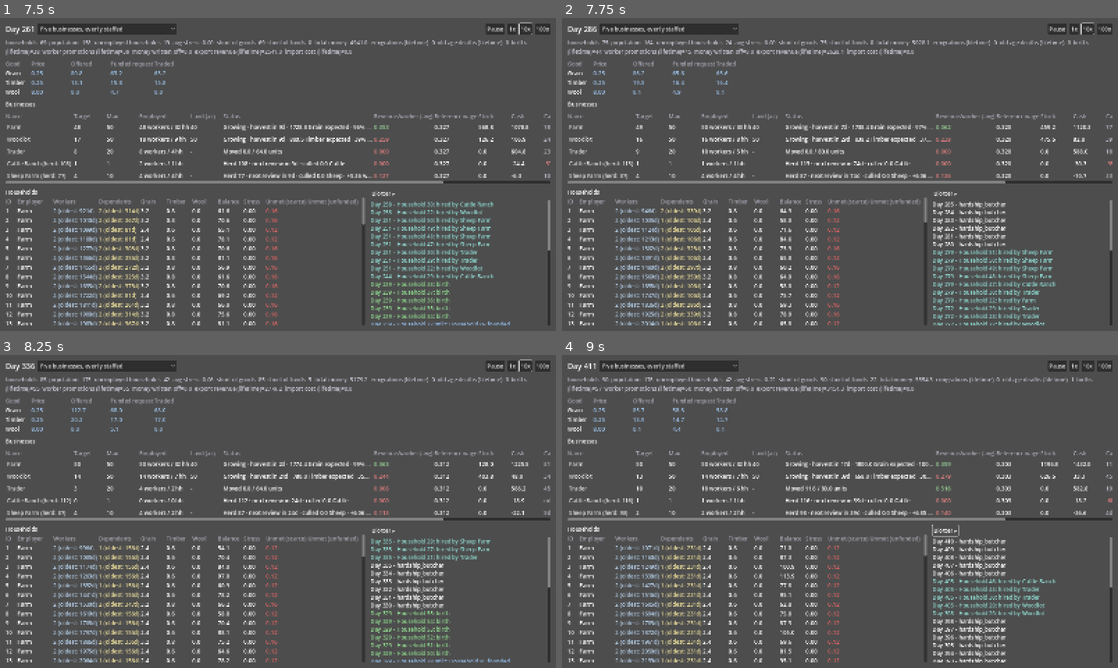
Above: before the commit, frames 1-4 (two rows, left to right).
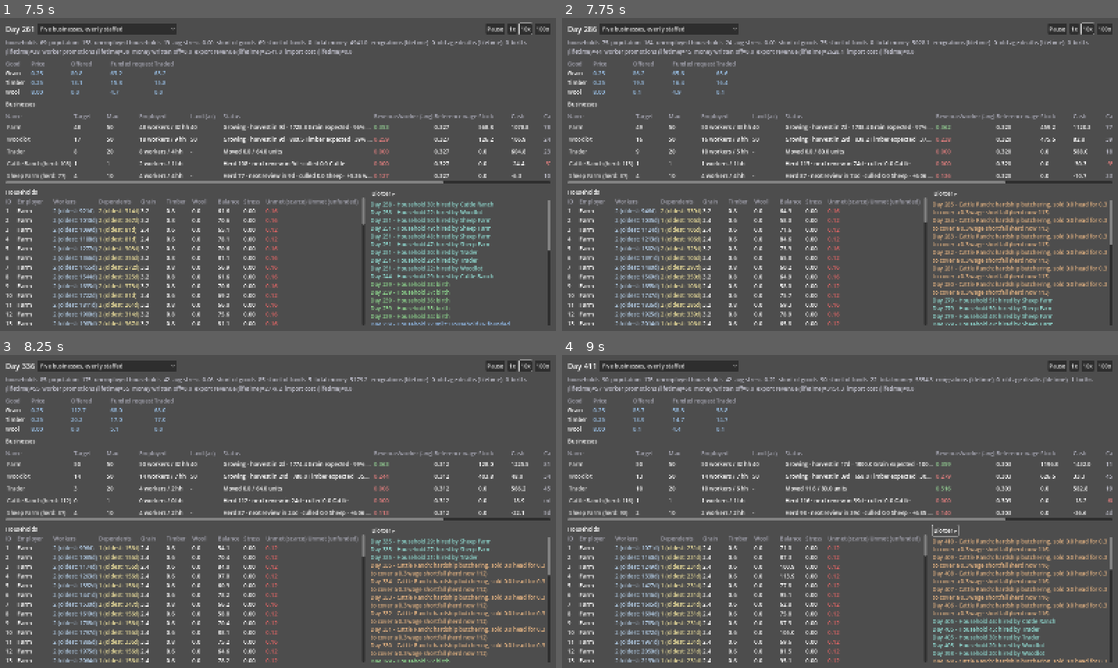
Above: after the commit, the same moments.

Repository: forsman5/sitka
Game: Godot game, scene res://scenes/ui/main_menu.tscn
The game is run twice, just before and just after one commit, with the same random seed, the same clock (stepped at 60 frames per second) and the same inputs.
Inputs (mouse positions are in pixels of both pictures, inside the frame that each line leads up to):
- Up to frame 1 (7.5 s): click "Household Economy Simulation" at 0.5 s; click "Five businesses, evenly staff…" at 1.25 s; click "1x" at 2 s; tap Enter at 2.75 s; move the mouse to (400, 158) at 2.77 s; hold Right (ui_right) 2.78-3.5 s; hold Q 2.78-3.5 s; click (400, 158) at 2.92 s; click "10x" at 3.5 s; drag from (166, 190) to (250, 237) at 4.27 s; click "100x" at 5 s; move the mouse to (333, 105) at 5.77 s; hold Right (ui_right) 5.78-6.5 s; hold Alt 5.78-6.5 s; drag from (250, 237) to (111, 127) at 6.52 s; move the mouse to (444, 221) at 7.27 s; hold Left (ui_left) from 7.28 s (still down); hold Shift from 7.28 s (still down)
- Up to frame 2 (7.75 s): keep holding Left (ui_left); keep holding Shift
- Up to frame 3 (8.25 s): release Left (ui_left) at 8 s; release Shift at 8 s; drag from (111, 464) to (194, 433) at 8.02 s
- Up to frame 4 (9 s): move the mouse to (867, 511) at 8.77 s; hold Down (ui_down) from 8.78 s (still down); hold E from 8.78 s (still down); click (867, 511) at 8.92 s

Frame 1 is identical in both runs. In frame 2, 3.6% of the frame differs, in the area x 66-99%, y 58-99%; in frame 3, 3.4%; in frame 4, 4.1%.

Commit message:
Describe hardship butchering in the blotter (business, head, shortfall)
Co-Authored-By: Claude Sonnet 5.5 <noreply@anthropic.com>

Diff:
--- a/scripts/sim/household_economy/he_dashboard.gd
+++ b/scripts/sim/household_economy/he_dashboard.gd
@@ -875,5 +875,9 @@
 		"job":
 			var employer: String = _business_names.get(event["business_id"], "Business #%d" % event["business_id"])
 			return "[color=#8fd9d0]Day %d - Household %d: hired by %s[/color]" % [day, event["household_id"], employer]
+		"hardship_butcher":
+			var owner_name: String = _business_names.get(event["business_id"], "Business #%d" % event["business_id"])
+			return "[color=#e0b080]Day %d - %s: hardship butchering, sold %.1f head for %.1f to cover a %.1f wage shortfall (herd now %.0f)[/color]" % [
+				day, owner_name, event["head"], event["proceeds"], event["shortfall"], event["herd_after"]]
 		_:
 			return "Day %d - %s" % [day, event["type"]]
--- a/scripts/sim/household_economy/he_simulation.gd
+++ b/scripts/sim/household_economy/he_simulation.gd
@@ -966,7 +966,10 @@
 	# firing on a staffed Cattle Ranch).
 	record["export_revenue"] += proceeds
 	_export_revenue_total += proceeds
-	_log_event("hardship_butcher", {"business_id": b.id, "head": butchered, "proceeds": proceeds})
+	_log_event("hardship_butcher", {
+		"business_id": b.id, "head": butchered, "proceeds": proceeds,
+		"shortfall": cash_shortfall, "herd_after": b.herd_size,
+	})
 
 ## Each PRODUCTION business produces its one recipe output using however
 ## many workers it currently has (derived live from household
